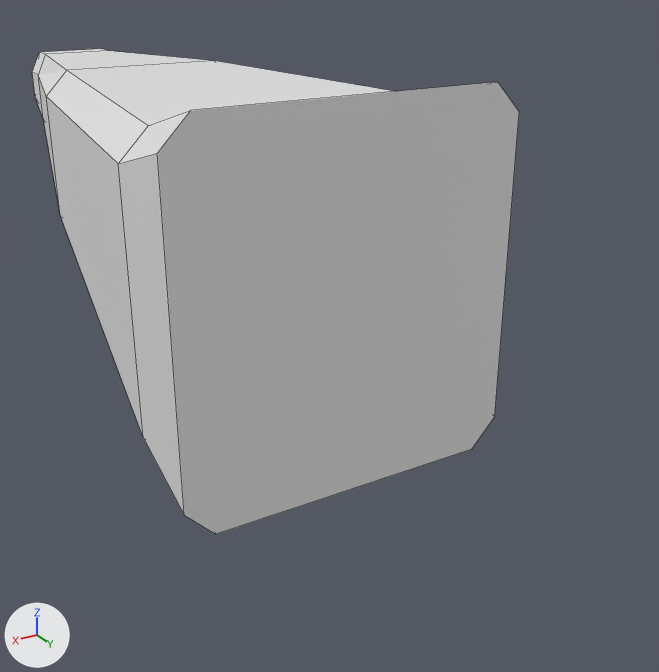
The Blender file Assets/Level/Models/Branch.blend: old version first, new version second.
Rendered twice from a 50 mm lens placed at (1.32, 2.15, 0.86), pointed at (-0.37, -0.67, -0.55). The axes (+X, +Y, +Z) are drawn at lower left. The lights are the same throughout. Mesh edges are drawn as thin lines.

The first picture shows 'Branch'.
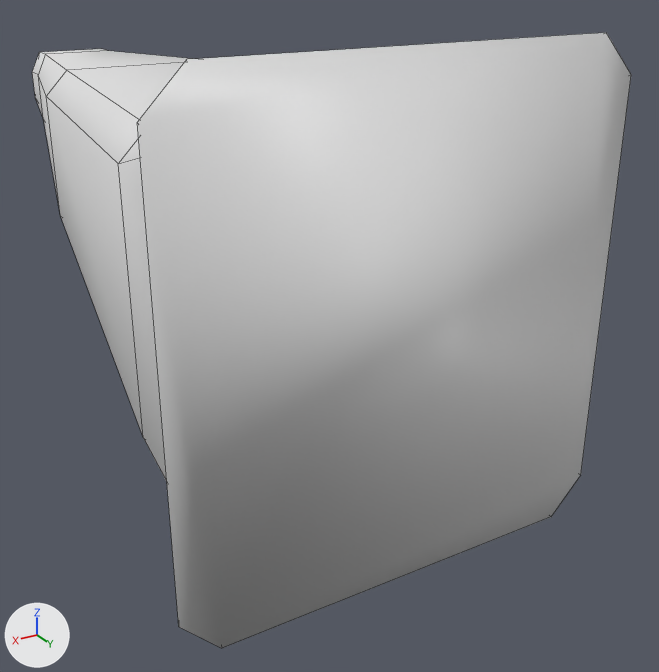
What differs and where, as boxes [x1, y1, x2, y2] in the pictures (659 x 672 px):
```json
{"object": "Branch", "change": "reshaped", "before": [32, 49, 519, 534], "after": [32, 32, 631, 648], "on screen": "23% wider, 27% taller"}
{"part": 1, "of": "me_cube", "change": "built on", "before": [158, 82, 519, 534], "after": [137, 32, 631, 648]}
{"part": 2, "of": "me_cube", "change": "shading changed", "before": [37, 49, 192, 481], "after": [37, 49, 192, 481]}
```

The change, as JSON lines over the scene's bpy script:
```json
{"block": "me_cube", "where": "# used by ob_branch; location = (0.0, 0.0, 0.0)"}
{"op": "remove", "block": "me_cube", "code": "me_cube.from_pydata(...)  # 44 vertices, 42 faces; spans x -0.56..0.56, y -2.6..0.1, z -0.7..0.5"}
{"op": "add", "block": "me_cube", "code": "me_cube.from_pydata(...)  # 52 vertices, 50 faces; spans x -0.7..0.7, y -2.6..0.38, z -0.85..0.65"}
{"block": "me_cube", "change": "me_cube part 1"}
{"block": "me_cube", "change": "1 face is deleted"}
{"block": "me_cube", "change": "8 vertices are added at x -0.7..0.7, y 0.38, z -0.85..0.65"}
{"block": "me_cube", "change": "9 new faces join them"}
{"block": "me_cube", "change": "me_cube part 2: 41 kept faces spanning x -0.56..0.56, y -2.6..0.1, z -0.7..0.5 are now shaded smooth"}
```
